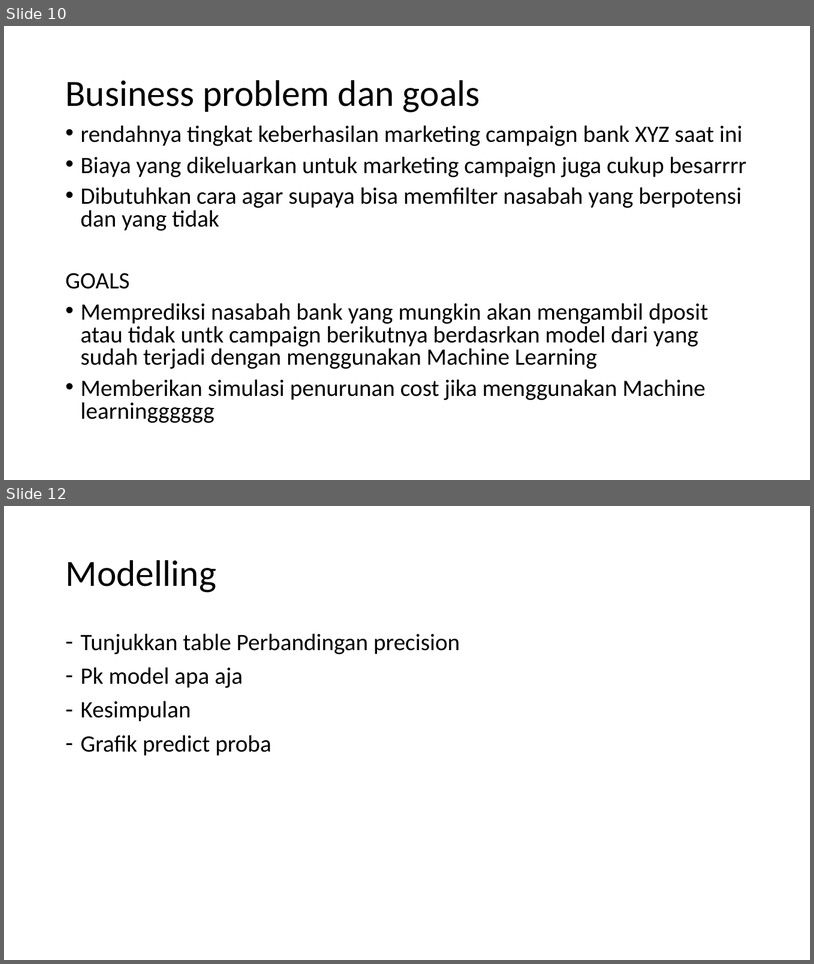
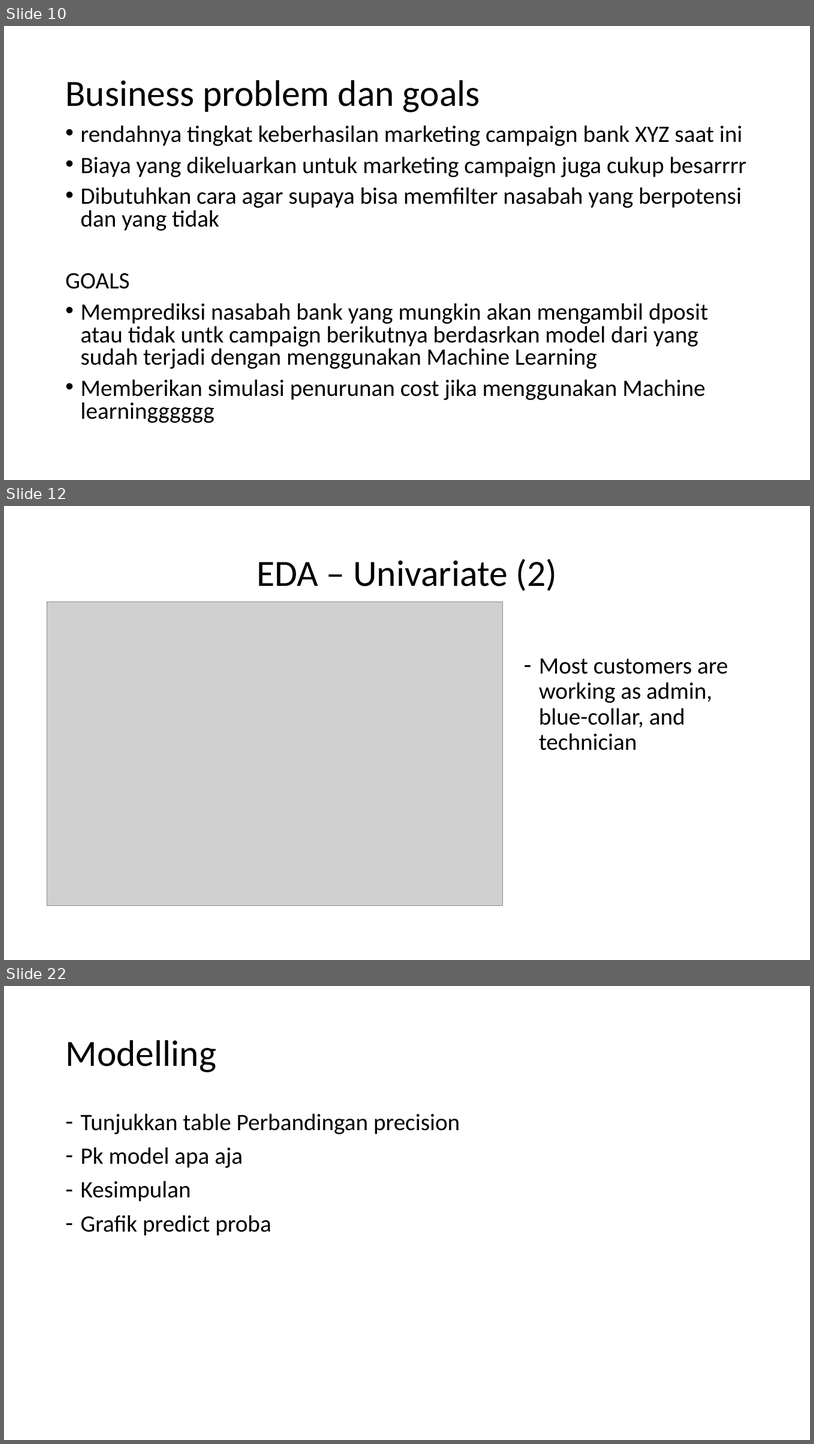
Before and after one commit to abdullahayas123/Tes-Model-Marketing-Scipy, a slide deck: Skenario Kesimpulan.pptx. Shown one above the other, each under a label of ours: slides 10 and 12 before the commit, slides 10, 12 and 22 after it; the slides between them are not shown. The pictures are 814x964 and 814x1444 pixels, drawn with LibreOffice and Linux fonts; fonts in the diff are those of the drawing; grey boxes stand for pictures. Boxes give left, top, right and bottom in pixels: in the first picture for what was removed or moved away, otherwise in the second. Text is boxed around its words. In the diff, an @@ line names an element or a change of style, - is before the commit and + after.

```diff
--- a/Skenario Kesimpulan.pptx
+++ b/Skenario Kesimpulan.pptx
@@ slide 12 added at (x1=4, y1=506, x2=810, y2=960), background #FFFFFF @@
@@ title added at (x1=257, y1=559, x2=558, y2=591), 44 pt, text #000000 @@
+EDA – Univariate (2)
@@ picture added at (x1=47, y1=601, x2=503, y2=905) @@
@@ text added at (x1=539, y1=658, x2=728, y2=750), 28 pt, text #000000 @@
+– Most customers are working as admin, blue-collar, and technician
@@ what was slide 12 is now slide 22 @@
```
Also in this commit, not shown: 10 other slides added, 1 slide removed, 26 other files.
